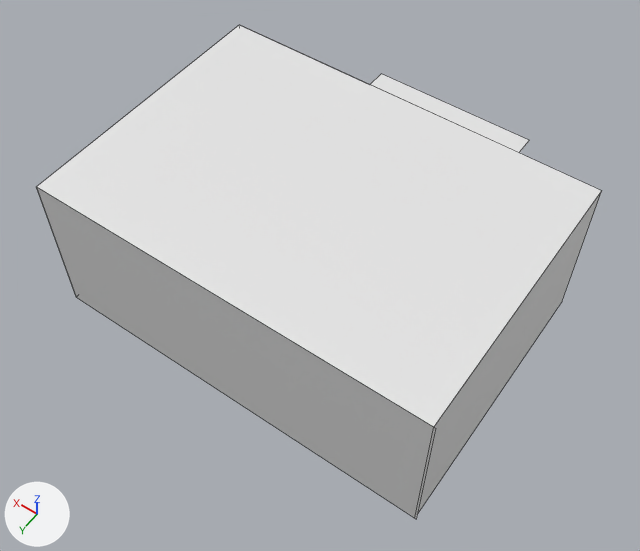
The Blender file Team-Capture/Assets/Models/dm_2fort/Map/2fort_interior_smallroom.blend as it was, and as the next commit left it.
The view is the same before and after, from a 50 mm camera at (-6.96, 10.0, 15.0) aimed at (0.16, 0.04, -0.66). Lighting does not change. The marker at lower left points along +X, +Y and +Z. Mesh edges are drawn as thin lines.

Objects in the first picture: '2fort'.
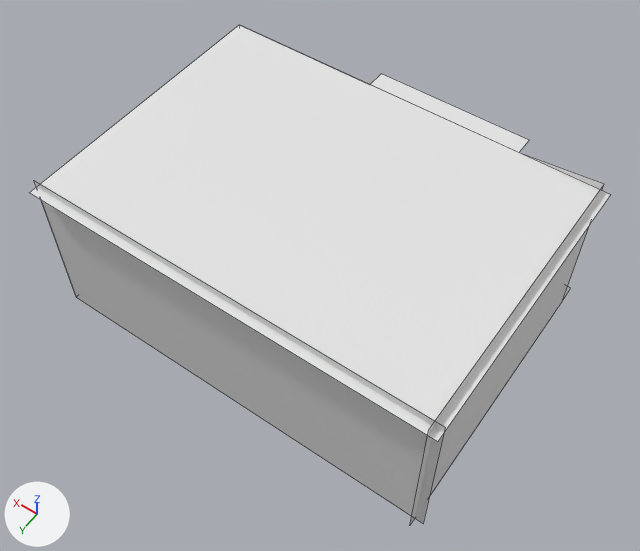
Commit message: Update 2fort

Changed parts and their boxes [x1, y1, x2, y2] in the pictures (640 x 551 px):
'2fort', reshaped
    before: [36, 25, 602, 519]
    after: [29, 25, 611, 524]

What changed in the scene script:
```text
Change me_2fort:
    where me_2fort.from_pydata(...)  # 28 vertices, 8 faces; spans x -4.35..5.28, y -4.2..3.0, z -2.24..1.6
    used by ob_2fort; location = (0.0, 0.0, 0.0)
    verts and faces of me_2fort; kept vertices keep their numbers, new ones are numbered from 28
    before: 1 (5.28, 3.0, 1.6) at pixel (36, 186), 2 (-4.35, 3.0, 1.6) at pixel (435, 428), 3 (-4.35, 3.0, -2.24) at pixel (416, 519), 5 (-4.32, 3.0, -2.24) at pixel (414, 518), 6 (-4.32, 3.0, 1.6) at pixel (433, 427)
    before: 7 (-4.32, -3.72, 1.6) at pixel (601, 190), 8 (-4.32, -3.72, -2.24) at pixel (562, 301), 9 (5.28, -3.72, -2.24), 16 (-4.32, -3.72, 1.6) at pixel (601, 190), 17 (-4.32, 3.0, 1.6) at pixel (433, 427)
    before: 18 (5.28, 3.0, 1.6) at pixel (36, 186)
    me_2fort part 1
    add verts[1] = (5.28, 3.0, 1.8)  # moved, pixel (33, 180)
    add verts[7] = (-4.32, -3.72, 1.8)  # moved, pixel (604, 184)
    add verts[2] = (-4.52, 3.0, 1.8)  # moved, pixel (445, 427)
    add verts[3] = (-4.52, 3.0, -2.24)  # moved, pixel (423, 523)
    add verts[5] = (-4.32, 3.2, -2.24)  # moved, pixel (409, 525)
    add verts[18] = (5.28, 3.2, 1.6)  # moved, pixel (29, 192)
    add verts[6] = (-4.32, 3.2, 1.8)  # moved, pixel (428, 429)
    add verts[16] = (-4.52, -3.72, 1.6)  # moved, pixel (610, 194)
    add verts[17] = (-4.52, 3.2, 1.6)  # moved, pixel (437, 441)
    add verts[28] = (-4.32, -3.72, -2.24)  # pixel (562, 301)
    add verts[29] = (5.28, -3.72, -2.24)
    add verts[30] = (-4.32, -4.2, -2.24)  # pixel (570, 288)
    add verts[31] = (5.28, -4.2, -2.24)
    add faces += [(8, 28, 29, 9), (28, 30, 31, 29)]
```
